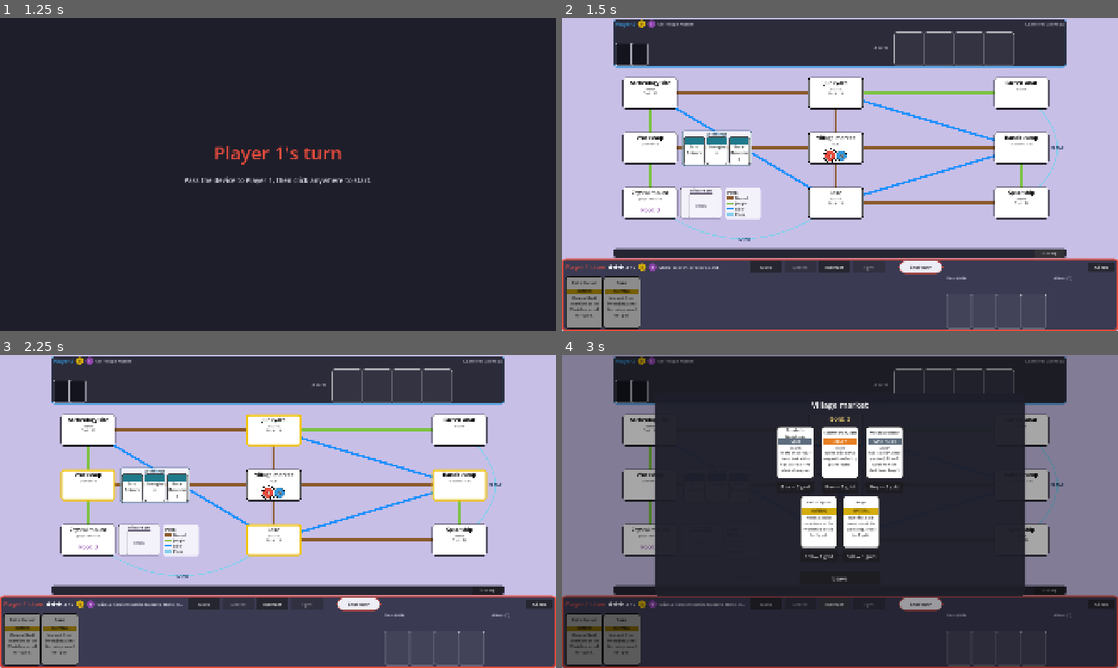
Above: before the commit, frames 1-4 (two rows, left to right).
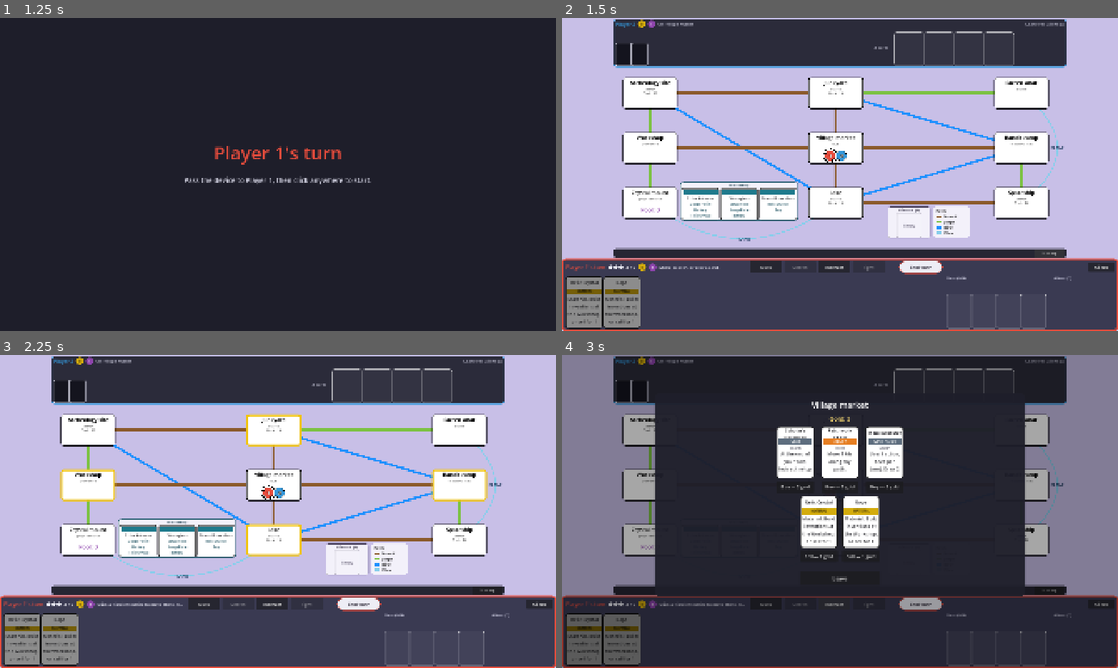
Above: after the commit, the same moments.

Repository: Eufrat94/Aliens
Game: Godot game, scene res://scenes/main.tscn
Two runs of this game, one before a commit and one after it. Both use one fixed random seed, a clock stepped at 60 frames per second and the inputs below.
Inputs:
- Up to frame 1 (1.25 s): click "2" at 0.5 s
- Up to frame 2 (1.5 s): click "History" at 1.25 s
- Up to frame 3 (2.25 s): click "Move" at 2 s
- Up to frame 4 (3 s): click "Interact" at 2.75 s

Frame 1 is identical in both runs. In frame 2, 5.2% of the frame differs, in the area x 0-74%, y 35-98%; in frame 3, 5.2%; in frame 4, 1.7%.

Commit message:
Workshop row next to the Workshop, readable blueprint cards

Diff:
--- a/data/card_data.gd
+++ b/data/card_data.gd
@@ -452,9 +452,17 @@
 
 
 static func recipe_line(card: Dictionary) -> String:
+	return " · ".join(_recipe_names(card))
+
+
+static func recipe_block(card: Dictionary) -> String:
+	return "\n".join(_recipe_names(card))
+
+
+static func _recipe_names(card: Dictionary) -> PackedStringArray:
+	var names := PackedStringArray()
 	if not bool(card.get("invention", false)):
-		return ""
-	var names: PackedStringArray = PackedStringArray()
+		return names
 	var raw: Array = card.get("recipe", [])
 	for part in raw:
 		var part_id := str(part)
@@ -462,7 +470,7 @@
 			names.append("Any")
 		else:
 			names.append(str(CARDS[part_id]["name"]))
-	return " · ".join(names)
+	return names
 
 
 static func card_body(card: Dictionary) -> String:
--- a/scenes/main.gd
+++ b/scenes/main.gd
@@ -519,15 +519,26 @@
 	var legend := _seats.get_node("Legend") as Control
 	var crystal: Rect2 = _board.tile_rect("crystal_mount")
 	var lake: Rect2 = _board.tile_rect("lake")
-	var width := 124.0
-	var height := 86.0
-	var gap := lake.position.x - crystal.end.x
-	var x := crystal.end.x + (gap - width) * 0.5
-	var y := crystal.position.y + 4.0
-	legend.position = Vector2(x, y)
-	legend.size = Vector2(width, height)
-	_hud.place_discard(crystal, lake, Rect2(legend.position, legend.size))
-	_hud.place_workshop(_board.tile_rect("workshop"), _board.tile_rect("village_market"))
+	var spaceship: Rect2 = _board.tile_rect("spaceship")
+	var village: Rect2 = _board.tile_rect("village_market")
+	_hud.place_workshop(crystal, lake, village)
+	var legend_size := Vector2(124.0, 86.0)
+	var discard_size := Vector2(148.0, lake.size.y)
+	var pair_gap := 10.0
+	var pair_w := discard_size.x + pair_gap + legend_size.x
+	var scale := lake.size.y / 150.0
+	var path_bottom := lake.position.y + lake.size.y * 0.5 + 7.0 * scale
+	var y := path_bottom + 8.0
+	var pair_h := maxf(discard_size.y, legend_size.y)
+	var bottom_limit := UiConfig.BOARD_REGION.end.y - 4.0
+	if y + pair_h > bottom_limit:
+		y = bottom_limit - pair_h
+	var gap_left := lake.end.x + 8.0
+	var gap_right := spaceship.position.x - 8.0
+	var x := gap_left + (gap_right - gap_left - pair_w) * 0.5
+	legend.position = Vector2(x + discard_size.x + pair_gap, y)
+	legend.size = legend_size
+	_hud.place_discard_at(Vector2(x, y), discard_size)
 
 
 func _toggle_fullscreen() -> void:
--- a/scenes/ui/card_preview.gd
+++ b/scenes/ui/card_preview.gd
@@ -11,6 +11,8 @@
 var _strip_label: Label
 var _body_label: Label
 var _tag_label: Label
+var _recipe_label: Label
+var _recipe_rule: ColorRect
 
 
 func _ready() -> void:
@@ -59,12 +61,10 @@
 	_strip.color = strip["color"]
 	_strip_label.text = str(strip["title"])
 	_strip_label.add_theme_color_override("font_color", strip["title_color"])
-	_body_label.text = CardData.card_body(card)
 	var tag := CardView.action_tag(card)
 	_tag_label.visible = tag != ""
 	_tag_label.text = tag
-	_body_label.position = Vector2(12, 148 if tag != "" else 122)
-	_body_label.size = Vector2(196, 150 if tag != "" else 176)
+	_layout_body(card, 148.0 if tag != "" else 122.0)
 	_place_near_cursor()
 	_panel.visible = true
 
@@ -73,12 +73,13 @@
 	var mouse := get_global_mouse_position()
 	var pos := mouse + Vector2(18, 18)
 	var screen := get_viewport_rect().size
-	if pos.x + PREVIEW_SIZE.x > screen.x - 8.0:
-		pos.x = mouse.x - PREVIEW_SIZE.x - 18.0
-	if pos.y + PREVIEW_SIZE.y > screen.y - 8.0:
-		pos.y = screen.y - PREVIEW_SIZE.y - 8.0
-	pos.x = clampf(pos.x, 8.0, maxf(8.0, screen.x - PREVIEW_SIZE.x - 8.0))
-	pos.y = clampf(pos.y, 8.0, maxf(8.0, screen.y - PREVIEW_SIZE.y - 8.0))
+	var panel_size := _panel.size
+	if pos.x + panel_size.x > screen.x - 8.0:
+		pos.x = mouse.x - panel_size.x - 18.0
+	if pos.y + panel_size.y > screen.y - 8.0:
+		pos.y = screen.y - panel_size.y - 8.0
+	pos.x = clampf(pos.x, 8.0, maxf(8.0, screen.x - panel_size.x - 8.0))
+	pos.y = clampf(pos.y, 8.0, maxf(8.0, screen.y - panel_size.y - 8.0))
 	_panel.position = pos
 
 
@@ -142,3 +143,74 @@
 	_body_label.add_theme_font_size_override("font_size", 16)
 	_body_label.add_theme_color_override("font_color", Color(0.16, 0.16, 0.18))
 	_panel.add_child(_body_label)
+	_recipe_label = Label.new()
+	_recipe_label.visible = false
+	_recipe_label.mouse_filter = MOUSE_FILTER_IGNORE
+	_recipe_label.horizontal_alignment = HORIZONTAL_ALIGNMENT_CENTER
+	_recipe_label.autowrap_mode = TextServer.AUTOWRAP_WORD_SMART
+	_recipe_label.clip_text = false
+	_recipe_label.add_theme_font_size_override("font_size", 14)
+	_recipe_label.add_theme_color_override("font_color", Color(0.12, 0.32, 0.38))
+	_recipe_label.vertical_alignment = VERTICAL_ALIGNMENT_TOP
+	_panel.add_child(_recipe_label)
+	_recipe_rule = ColorRect.new()
+	_recipe_rule.visible = false
+	_recipe_rule.mouse_filter = MOUSE_FILTER_IGNORE
+	_recipe_rule.color = Color(0.22, 0.28, 0.32, 0.7)
+	_panel.add_child(_recipe_rule)
+
+
+func _layout_body(card: Dictionary, top: float) -> void:
+	var width := 196.0
+	var recipe := CardData.recipe_block(card)
+	if recipe == "":
+		_panel.custom_minimum_size = PREVIEW_SIZE
+		_panel.size = PREVIEW_SIZE
+		_recipe_label.visible = false
+		_recipe_rule.visible = false
+		_recipe_label.custom_minimum_size = Vector2.ZERO
+		_body_label.custom_minimum_size = Vector2.ZERO
+		_body_label.clip_text = false
+		_body_label.autowrap_mode = TextServer.AUTOWRAP_WORD_SMART
+		_body_label.add_theme_font_size_override("font_size", 16)
+		_body_label.text = str(card["text"])
+		_body_label.position = Vector2(12, top)
+		_body_label.custom_minimum_size = Vector2.ZERO
+		_body_label.size = Vector2(width, 4)
+		var real := _body_label.get_minimum_size().y
+		var box := maxf(real, PREVIEW_SIZE.y - 12.0 - top)
+		_body_label.size = Vector2(width, box)
+		var plain_h := maxf(PREVIEW_SIZE.y, top + box + 12.0)
+		_panel.custom_minimum_size = Vector2(PREVIEW_SIZE.x, plain_h)
+		_panel.size = Vector2(PREVIEW_SIZE.x, plain_h)
+		return
+	var effect := str(card["text"])
+	var screen_h := get_viewport_rect().size.y
+	var max_h := PREVIEW_SIZE.y
+	if screen_h > 64.0:
+		max_h = maxf(PREVIEW_SIZE.y, screen_h - 16.0)
+	var gap := 12.0
+	var recipe_size := 13
+	var effect_size := 12
+	var sizes: Array[int] = [16, 15, 14, 13, 12]
+	for try_effect in sizes:
+		var effect_try: int = int(try_effect)
+		var recipe_try := 14
+		if effect_try < 14:
+			recipe_try = effect_try
+		var rh := CardView.wrapped_height(_panel, recipe, width, recipe_try)
+		var eh := CardView.wrapped_height(_panel, effect, width, effect_try)
+		if top + rh + gap + eh + 16.0 <= max_h:
+			recipe_size = recipe_try
+			effect_size = effect_try
+			break
+	var recipe_h := CardView.settle_label(_recipe_label, Vector2(12, top), width, recipe, recipe_size)
+	var rule_y := top + recipe_h + 4.0
+	_recipe_rule.visible = true
+	_recipe_rule.position = Vector2(28, rule_y)
+	_recipe_rule.size = Vector2(164, 1)
+	var effect_y := rule_y + 8.0
+	var effect_h := CardView.settle_label(_body_label, Vector2(12, effect_y), width, effect, effect_size)
+	var panel_h := maxf(PREVIEW_SIZE.y, effect_y + effect_h + 14.0)
+	_panel.custom_minimum_size = Vector2(PREVIEW_SIZE.x, panel_h)
+	_panel.size = Vector2(PREVIEW_SIZE.x, panel_h)
--- a/scenes/ui/card_view.gd
+++ b/scenes/ui/card_view.gd
@@ -18,6 +18,9 @@
 @onready var _body_label: Label = $BodyLabel
 @onready var _soon_label: Label = $SoonLabel
 @onready var _new_badge: ColorRect = $NewBadge
+
+var _recipe_label: Label
+var _recipe_rule: ColorRect
 
 
 func _ready() -> void:
@@ -43,6 +46,21 @@
 	_tag_label.add_theme_font_size_override("font_size", 11)
 	_tag_label.add_theme_color_override("font_color", Color(0.4, 0.4, 0.45))
 	add_child(_tag_label)
+	_recipe_label = Label.new()
+	_recipe_label.visible = false
+	_recipe_label.mouse_filter = MOUSE_FILTER_IGNORE
+	_recipe_label.horizontal_alignment = HORIZONTAL_ALIGNMENT_CENTER
+	_recipe_label.autowrap_mode = TextServer.AUTOWRAP_WORD_SMART
+	_recipe_label.clip_text = false
+	_recipe_label.add_theme_font_size_override("font_size", 10)
+	_recipe_label.add_theme_color_override("font_color", Color(0.12, 0.32, 0.38))
+	_recipe_label.vertical_alignment = VERTICAL_ALIGNMENT_TOP
+	add_child(_recipe_label)
+	_recipe_rule = ColorRect.new()
+	_recipe_rule.visible = false
+	_recipe_rule.mouse_filter = MOUSE_FILTER_IGNORE
+	_recipe_rule.color = Color(0.22, 0.28, 0.32, 0.7)
+	add_child(_recipe_rule)
 
 
 func setup(card_id: String, index: int, playable: bool, faded: bool, selected: bool, is_new: bool = false, reason: String = "") -> void:
@@ -51,13 +69,13 @@
 	var card: Dictionary = CardData.get_card(card_id)
 	_name_label.text = card["name"]
 	_name_label.offset_right = 82.0 if is_new else 126.0
-	_body_label.text = CardData.card_body(card)
 	var soon := bool(card.get("soon", false))
 	_soon_label.visible = soon
 	_soon_label.text = CardData.SOON_TEXT
 	_body_label.offset_bottom = 128.0 if soon else 174.0
 	_new_badge.visible = is_new
 	_apply_kind(card)
+	_show_recipe(card)
 	_playable = playable and not faded
 	tooltip_text = ""
 	if faded:
@@ -155,6 +173,96 @@
 	_body_label.offset_top = 82.0 if tag != "" else 66.0
 
 
+static func wrapped_height(host: Node, text: String, width: float, font_size: int, font: Font = null) -> float:
+	var probe := Label.new()
+	probe.mouse_filter = Control.MOUSE_FILTER_IGNORE
+	probe.autowrap_mode = TextServer.AUTOWRAP_WORD_SMART
+	probe.horizontal_alignment = HORIZONTAL_ALIGNMENT_CENTER
+	probe.vertical_alignment = VERTICAL_ALIGNMENT_TOP
+	host.add_child(probe)
+	if font != null:
+		probe.add_theme_font_override("font", font)
+	probe.add_theme_font_size_override("font_size", font_size)
+	probe.text = text
+	probe.size = Vector2(width, 4)
+	var height := probe.get_minimum_size().y
+	host.remove_child(probe)
+	probe.free()
+	return height
+
+
+static func settle_label(label: Label, at: Vector2, width: float, text: String, font_size: int) -> float:
+	label.visible = true
+	label.clip_text = false
+	label.autowrap_mode = TextServer.AUTOWRAP_WORD_SMART
+	label.vertical_alignment = VERTICAL_ALIGNMENT_TOP
+	label.custom_minimum_size = Vector2.ZERO
+	label.text = text
+	label.add_theme_font_size_override("font_size", font_size)
+	label.position = at
+	label.size = Vector2(width, 4)
+	var height := label.get_minimum_size().y
+	label.size = Vector2(width, height)
+	return height
+
+
+func _show_recipe(card: Dictionary) -> void:
+	var recipe := CardData.recipe_block(card)
+	if recipe == "":
+		_recipe_label.visible = false
+		_recipe_rule.visible = false
+		_recipe_label.text = ""
+		_recipe_label.autowrap_mode = TextServer.AUTOWRAP_OFF
+		_recipe_label.custom_minimum_size = Vector2.ZERO
+		_recipe_label.size = Vector2.ZERO
+		_name_label.remove_theme_font_size_override("font_size")
+		_name_label.offset_top = 2.0
+		_name_label.offset_bottom = 40.0
+		_action_strip.offset_top = 42.0
+		_action_strip.offset_bottom = 62.0
+		_action_label.add_theme_font_size_override("font_size", 11)
+		_body_label.remove_theme_font_size_override("font_size")
+		_body_label.clip_text = true
+		_body_label.offset_left = 6.0
+		_body_label.offset_right = 124.0
+		_body_label.text = str(card["text"])
+		return
+	var text_w := 122.0
+	var name_font: Font = _name_label.get_theme_font("font")
+	_name_label.add_theme_font_size_override("font_size", 12)
+	var name_h := wrapped_height(self, str(card["name"]), text_w, 12, name_font) + 2.0
+	_name_label.offset_top = 1.0
+	_name_label.offset_bottom = 1.0 + name_h
+	var strip_top := _name_label.offset_bottom + 1.0
+	_action_strip.offset_top = strip_top
+	_action_strip.offset_bottom = strip_top + 16.0
+	_action_label.add_theme_font_size_override("font_size", 10)
+	var content_top := _action_strip.offset_bottom + 2.0
+	var room := 176.0 - content_top
+	var effect := str(card["text"])
+	var gap := 8.0
+	var recipe_size := 8
+	var effect_size := 7
+	var sizes: Array[int] = [12, 11, 10, 9, 8, 7]
+	for try_effect in sizes:
+		var effect_try: int = int(try_effect)
+		var recipe_try := 10
+		if effect_try < 9:
+			recipe_try = 8
+		var rh := wrapped_height(self, recipe, text_w, recipe_try)
+		var eh := wrapped_height(self, effect, text_w, effect_try)
+		if rh + gap + eh + 4.0 <= room:
+			recipe_size = recipe_try
+			effect_size = effect_try
+			break
+	var recipe_h := settle_label(_recipe_label, Vector2(4, content_top), text_w, recipe, recipe_size)
+	var rule_y := content_top + recipe_h + 3.0
+	_recipe_rule.visible = true
+	_recipe_rule.position = Vector2(14, rule_y)
+	_recipe_rule.size = Vector2(102, 1)
+	settle_label(_body_label, Vector2(4, rule_y + 5.0), text_w, effect, effect_size)
+
+
 func _apply_selected(selected: bool) -> void:
 	if _style == null:
 		return
--- a/scenes/ui/hud.gd
+++ b/scenes/ui/hud.gd
@@ -1,7 +1,7 @@
 extends Control
 
 const DISCARD_CARD := Vector2(86, 86)
-const BLUEPRINT_CARD := Vector2(72, 96)
+const BLUEPRINT_CARD := Vector2(130, 110)
 
 @onready var _log_label: Label = $LogBar/LogLabel
 
@@ -49,37 +49,41 @@
 	_show_blueprints(game)
 
 
-func place_discard(crystal: Rect2, lake: Rect2, legend: Rect2) -> void:
-	var gap_left := crystal.end.x + 10.0
-	var gap_right := legend.position.x - 10.0
-	if gap_right - gap_left < DISCARD_CARD.x + 16.0:
-		gap_left = legend.end.x + 10.0
-		gap_right = lake.position.x - 10.0
-	var block_w := minf(148.0, gap_right - gap_left)
-	var block_h := crystal.size.y
-	var x := gap_left + (gap_right - gap_left - block_w) * 0.5
-	_discard_root.position = Vector2(x, crystal.position.y)
-	_discard_root.size = Vector2(block_w, block_h)
+func place_discard_at(at: Vector2, block: Vector2) -> void:
+	_discard_root.position = at
+	_discard_root.size = block
 	_discard_title.position = Vector2(4, 2)
-	_discard_title.size = Vector2(block_w - 8.0, 18)
-	var card_x := (block_w - DISCARD_CARD.x) * 0.5
+	_discard_title.size = Vector2(block.x - 8.0, 18)
+	var card_x := (block.x - DISCARD_CARD.x) * 0.5
 	_discard_slot.position = Vector2(card_x, 22)
 	_discard_slot.size = DISCARD_CARD
 
 
-func place_workshop(workshop: Rect2, village: Rect2) -> void:
+func place_workshop(crystal: Rect2, lake: Rect2, village: Rect2) -> void:
 	if _workshop_root == null:
 		return
-	var gap := 6.0
-	var pad := 6.0
+	var gap := 4.0
+	var pad := 4.0
 	var title_h := 18.0
 	var block_w := pad * 2.0 + BLUEPRINT_CARD.x * 3.0 + gap * 2.0
-	var block_h := pad + title_h + 2.0 + BLUEPRINT_CARD.y
-	var x := workshop.end.x + 16.0
-	var limit := village.position.x - 8.0
-	if x + block_w > limit:
-		x = maxf(workshop.end.x + 4.0, limit - block_w)
-	var y := workshop.position.y + (workshop.size.y - block_h) * 0.5
+	var block_h := 2.0 + title_h + 2.0 + BLUEPRINT_CARD.y + 2.0
+	var scale := crystal.size.y / 150.0
+	var x := crystal.end.x + 10.0
+	var right_limit := lake.position.x - 10.0
+	if x + block_w > right_limit:
+		x = right_limit - block_w
+	var curve_top := _plane_top(
+		crystal.get_center(),
+		lake.get_center(),
+		village.get_center(),
+		scale,
+		x,
+		x + block_w
+	)
+	var stroke := 2.5 * scale + 6.0
+	var y := curve_top - stroke - block_h
+	var region := UiConfig.BOARD_REGION
+	y = clampf(y, region.position.y + 4.0, maxf(region.position.y + 4.0, region.end.y - block_h - 4.0))
 	_workshop_root.position = Vector2(x, y)
 	_workshop_root.size = Vector2(block_w, block_h)
 	var title := _workshop_root.get_node("Title") as Control
@@ -89,6 +93,31 @@
 		var card_x := pad + float(slot) * (BLUEPRINT_CARD.x + gap)
 		_workshop_slots[slot].position = Vector2(card_x, title_h + 4.0)
 		_workshop_slots[slot].size = BLUEPRINT_CARD
+
+
+func _plane_top(a: Vector2, b: Vector2, away_from: Vector2, scale: float, span_left: float, span_right: float) -> float:
+	var mid := (a + b) * 0.5
+	var along := b - a
+	var perpendicular := along.orthogonal().normalized()
+	if perpendicular.dot(mid - away_from) < 0.0:
+		perpendicular = -perpendicular
+	var control := mid + perpendicular * 340.0 * scale
+	var top := 100000.0
+	var reach := 2.5 * scale
+	for i in 49:
+		var t := float(i) / 48.0
+		var point := _quad(a, control, b, t)
+		if point.x < span_left - reach or point.x > span_right + reach:
+			continue
+		top = minf(top, point.y)
+	if top > 99999.0:
+		return mid.y
+	return top
+
+
+func _quad(a: Vector2, control: Vector2, b: Vector2, t: float) -> Vector2:
+	var inverse := 1.0 - t
+	return inverse * inverse * a + 2.0 * inverse * t * control + t * t * b
 
 
 func _build_discard_pile() -> void:
@@ -164,6 +193,7 @@
 		host.add_child(mini)
 		mini.call("setup", card_id)
 		mini.call("apply_size", BLUEPRINT_CARD)
+		mini.call("set_recipe_only", true)
 
 
 func _empty_blueprint() -> Panel:
@@ -183,7 +213,7 @@
 	label.horizontal_alignment = HORIZONTAL_ALIGNMENT_CENTER
 	label.vertical_alignment = VERTICAL_ALIGNMENT_CENTER
 	label.set_anchors_preset(Control.PRESET_FULL_RECT)
-	label.add_theme_font_size_override("font_size", 12)
+	label.add_theme_font_size_override("font_size", 11)
 	label.add_theme_color_override("font_color", Color(0.2, 0.28, 0.32, 0.7))
 	label.mouse_filter = Control.MOUSE_FILTER_IGNORE
 	panel.add_child(label)
--- a/scenes/ui/mini_card.gd
+++ b/scenes/ui/mini_card.gd
@@ -3,7 +3,12 @@
 const CARD_SIZE := Vector2(86, 120)
 
 var _card_id := ""
+var _recipe_only := false
 var _style: StyleBoxFlat
+var _bold_name: Font
+var _recipe_label: Label
+var _recipe_rule: ColorRect
+var _effect_label: Label
 
 
 func _ready() -> void:
@@ -16,8 +21,36 @@
 	_style.set_border_width_all(2)
 	_style.set_corner_radius_all(6)
 	add_theme_stylebox_override("panel", _style)
+	var bold := SystemFont.new()
+	bold.font_weight = 700
+	_bold_name = bold
 	mouse_entered.connect(_on_mouse_entered)
 	mouse_exited.connect(_on_mouse_exited)
+	_recipe_label = Label.new()
+	_recipe_label.visible = false
+	_recipe_label.mouse_filter = MOUSE_FILTER_IGNORE
+	_recipe_label.horizontal_alignment = HORIZONTAL_ALIGNMENT_CENTER
+	_recipe_label.vertical_alignment = VERTICAL_ALIGNMENT_TOP
+	_recipe_label.autowrap_mode = TextServer.AUTOWRAP_WORD_SMART
+	_recipe_label.clip_text = false
+	_recipe_label.add_theme_font_size_override("font_size", 9)
+	_recipe_label.add_theme_color_override("font_color", Color(0.12, 0.32, 0.38))
+	add_child(_recipe_label)
+	_recipe_rule = ColorRect.new()
+	_recipe_rule.visible = false
+	_recipe_rule.mouse_filter = MOUSE_FILTER_IGNORE
+	_recipe_rule.color = Color(0.22, 0.28, 0.32, 0.7)
+	add_child(_recipe_rule)
+	_effect_label = Label.new()
+	_effect_label.visible = false
+	_effect_label.mouse_filter = MOUSE_FILTER_IGNORE
+	_effect_label.horizontal_alignment = HORIZONTAL_ALIGNMENT_CENTER
+	_effect_label.vertical_alignment = VERTICAL_ALIGNMENT_TOP
+	_effect_label.autowrap_mode = TextServer.AUTOWRAP_WORD_SMART
+	_effect_label.clip_text = true
+	_effect_label.add_theme_font_size_override("font_size", 8)
+	_effect_label.add_theme_color_override("font_color", Color(0.2, 0.2, 0.22))
+	add_child(_effect_label)
 
 
 func set_selected(on: bool) -> void:
@@ -29,6 +62,11 @@
 	else:
 		_style.border_color = Color(0.12, 0.12, 0.12)
 		_style.set_border_width_all(2)
+
+
+func set_recipe_only(on: bool) -> void:
+	_recipe_only = on
+	_layout_face()
 
 
 func apply_size(card_size: Vector2) -> void:
@@ -44,6 +82,7 @@
 	name_label.offset_top = 26
 	name_label.offset_right = card_size.x - 4
 	name_label.offset_bottom = card_size.y - 4
+	_layout_face()
 
 
 func setup(card_id: String) -> void:
@@ -52,6 +91,110 @@
 	var strip: Dictionary = CardView.strip_for(card)
 	$Strip.color = strip["color"]
 	$NameLabel.text = str(card["name"])
+	_layout_face()
+
+
+func _layout_face() -> void:
+	if _recipe_label == null:
+		return
+	var name_label: Label = $NameLabel
+	var recipe := ""
+	var effect := ""
+	if _card_id != "":
+		var card: Dictionary = CardData.get_card(_card_id)
+		recipe = CardData.recipe_block(card)
+		effect = str(card["text"])
+	if recipe == "":
+		_recipe_label.visible = false
+		_recipe_rule.visible = false
+		_effect_label.visible = false
+		name_label.offset_top = 26
+		name_label.offset_bottom = size.y - 4
+		name_label.clip_text = true
+		name_label.remove_theme_font_override("font")
+		name_label.add_theme_font_size_override("font_size", 13)
+		clip_contents = false
+		return
+	if _recipe_only:
+		_show_recipe_only(name_label, recipe)
+		return
+	var text_w := size.x - 8.0
+	var bottom := size.y - 3.0
+	name_label.remove_theme_font_override("font")
+	name_label.add_theme_font_size_override("font_size", 10)
+	name_label.clip_text = false
+	name_label.offset_left = 4.0
+	name_label.offset_right = size.x - 4.0
+	name_label.offset_top = 25.0
+	name_label.offset_bottom = 29.0
+	var name_h := name_label.get_minimum_size().y
+	name_label.offset_bottom = 25.0 + name_h
+	var content_top := name_label.offset_bottom + 2.0
+	var room := bottom - content_top
+	var gap := 8.0
+	var recipe_size := 8
+	var effect_size := 7
+	var fitted := false
+	var sizes: Array[int] = [11, 10, 9, 8, 7]
+	for try_effect in sizes:
+		var effect_try: int = int(try_effect)
+		var recipe_try := 9
+		if effect_try < 8:
+			recipe_try = 8
+		var rh := _content_height(_recipe_label, recipe, text_w, recipe_try)
+		var eh := _content_height(_effect_label, effect, text_w, effect_try)
+		if rh + gap + eh <= room:
+			recipe_size = recipe_try
+			effect_size = effect_try
+			fitted = true
+			break
+	if not fitted:
+		_content_height(_recipe_label, recipe, text_w, recipe_size)
+		_content_height(_effect_label, effect, text_w, effect_size)
+	var recipe_h := _recipe_label.size.y
+	_recipe_label.position = Vector2(4, content_top)
+	var rule_y := content_top + recipe_h + 2.0
+	_recipe_rule.visible = true
+	_recipe_rule.position = Vector2(8, rule_y)
+	_recipe_rule.size = Vector2(maxf(size.x - 16.0, 8.0), 1)
+	var effect_top := rule_y + 4.0
+	_effect_label.position = Vector2(4, effect_top)
+	_effect_label.clip_text = not fitted
+	clip_contents = not fitted
+
+
+func _show_recipe_only(name_label: Label, recipe: String) -> void:
+	_effect_label.visible = false
+	_recipe_rule.visible = false
+	clip_contents = false
+	var text_w := size.x - 8.0
+	name_label.add_theme_font_override("font", _bold_name)
+	name_label.add_theme_font_size_override("font_size", 14)
+	name_label.clip_text = false
+	name_label.offset_left = 4.0
+	name_label.offset_right = size.x - 4.0
+	name_label.offset_top = 25.0
+	name_label.offset_bottom = 29.0
+	var name_h := name_label.get_minimum_size().y
+	name_label.offset_bottom = 25.0 + name_h
+	var top := name_label.offset_bottom + 2.0
+	_content_height(_recipe_label, recipe, text_w, 12)
+	_recipe_label.clip_text = false
+	_recipe_label.position = Vector2(4, top)
+
+
+func _content_height(label: Label, text: String, width: float, font_size: int) -> float:
+	label.visible = true
+	label.clip_text = false
+	label.autowrap_mode = TextServer.AUTOWRAP_WORD_SMART
+	label.vertical_alignment = VERTICAL_ALIGNMENT_TOP
+	label.custom_minimum_size = Vector2.ZERO
+	label.text = text
+	label.add_theme_font_size_override("font_size", font_size)
+	label.size = Vector2(width, 4)
+	var height := label.get_minimum_size().y
+	label.size = Vector2(width, height)
+	return label.size.y
 
 
 func _on_mouse_entered() -> void:
--- a/scenes/ui/workshop_panel.gd
+++ b/scenes/ui/workshop_panel.gd
@@ -105,9 +105,6 @@
 		column.add_child(card_view)
 		card_view.setup(card_id, slot, true, false, false, false, "")
 		card_view.allow_hover_only()
-		if bool(CardData.get_card(card_id).get("invention", false)):
-			var body := card_view.get_node("BodyLabel") as Label
-			body.add_theme_font_size_override("font_size", 11)
 		for mark in _game.recipe_marks(slot):
 			var info: Dictionary = mark
 			var line := Label.new()
